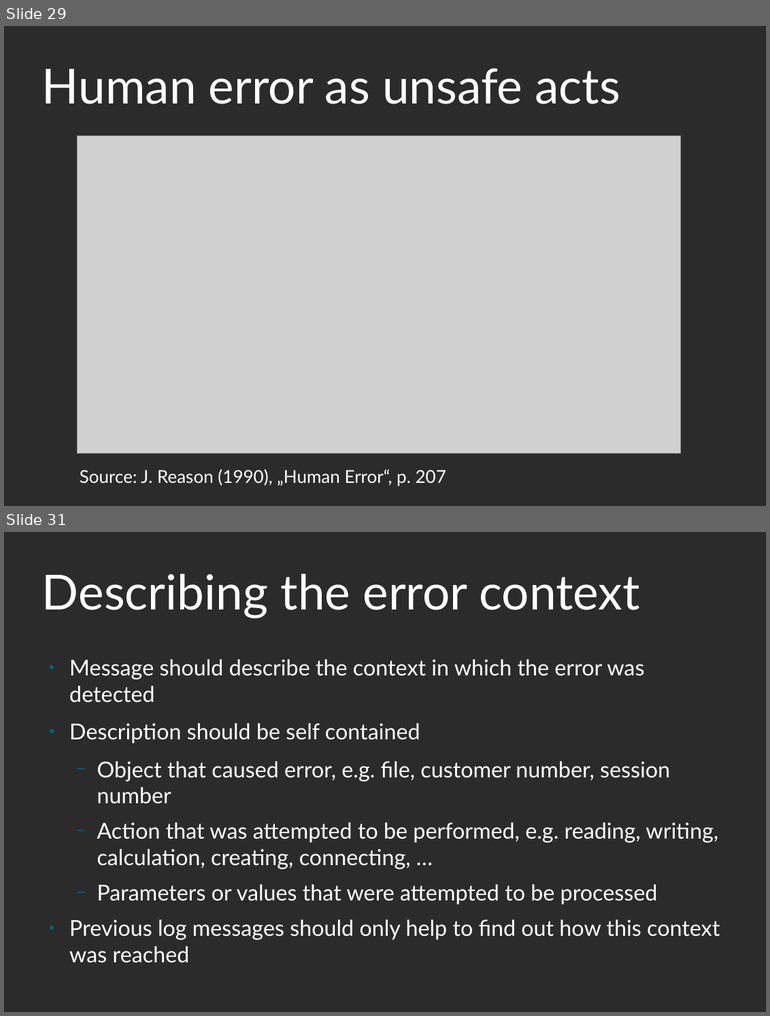
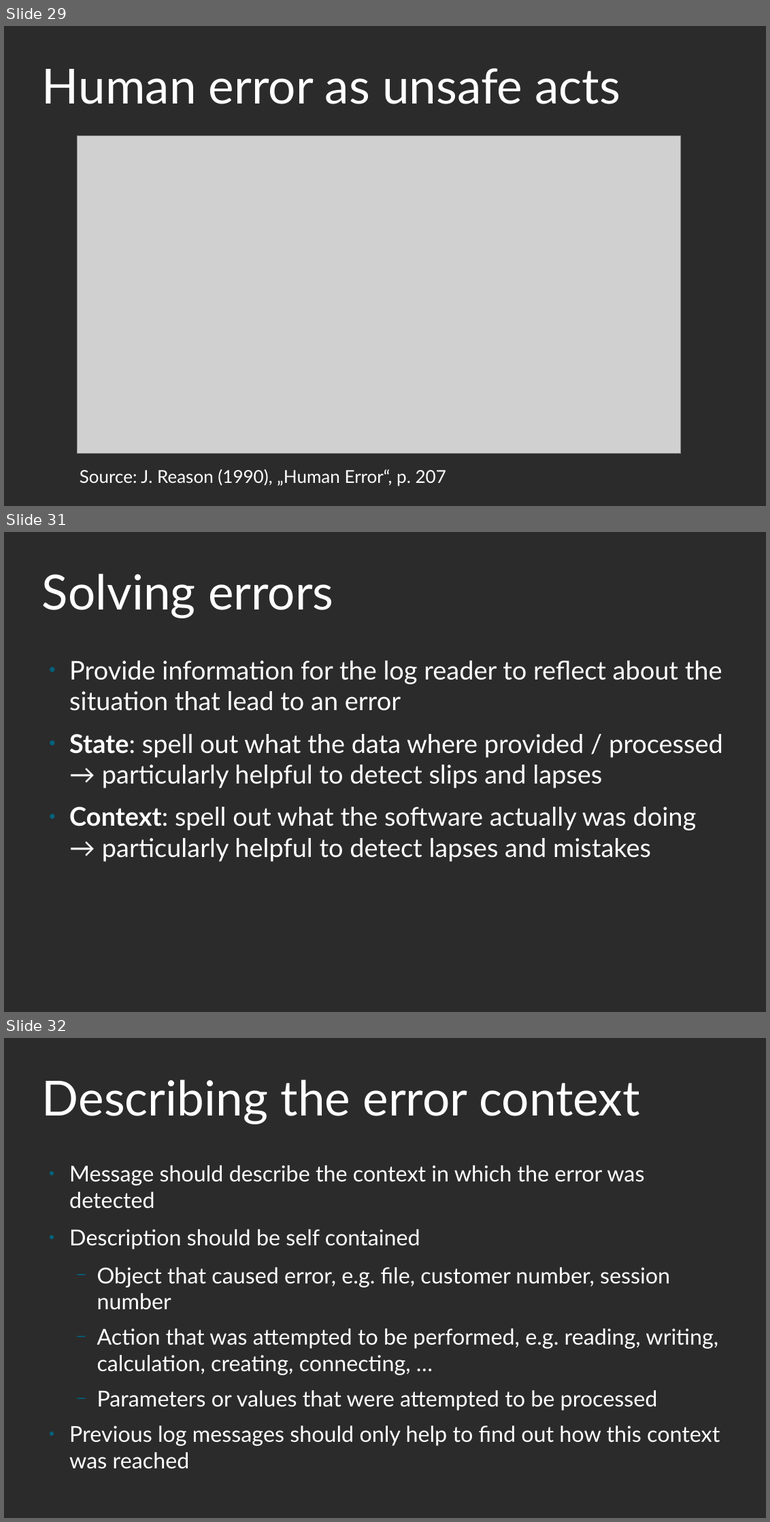
Before and after one commit to roskakori/talks, a slide deck: pygraz/helpful_logging_with_python/Helpful logging with Python.odp. Shown one above the other, each under a label of ours: slides 29 and 31 before the commit, slides 29, 31 and 32 after it; the slides between them are not shown. The pictures are 770x1016 and 770x1522 pixels, drawn with LibreOffice and Linux fonts; fonts in the diff are those of the drawing; grey boxes stand for pictures; background and template pictures are left out; a plain dark background stands for a picture behind light text. Boxes give left, top, right and bottom in pixels: in the first picture for what was removed or moved away, otherwise in the second. Text is boxed around its words. In the diff, an @@ line names an element or a change of style, - is before the commit and + after.

```diff
--- a/pygraz/helpful_logging_with_python/Helpful logging with Python.odp
+++ b/pygraz/helpful_logging_with_python/Helpful logging with Python.odp
@@ slide 31 added at (x1=4, y1=532, x2=766, y2=1012), background picture (left out) @@
@@ title added at (x1=42, y1=573, x2=334, y2=618), 60 pt, text #FFFFFF @@
+Solving errors
@@ text added at (x1=69, y1=661, x2=723, y2=862), 32 pt, text #FFFFFF @@
+● Provide information for the log reader to reflect about the situation that lead to an error
+● State: spell out what the data where provided / processed
+  → particularly helpful to detect slips and lapses
+● Context: spell out what the software actually was doing
+  → particularly helpful to detect lapses and mistakes
@@ what was slide 31 is now slide 32 @@
```
Also in this commit, not shown: 16 slides changed, 6 other slides added, 6 other files.
